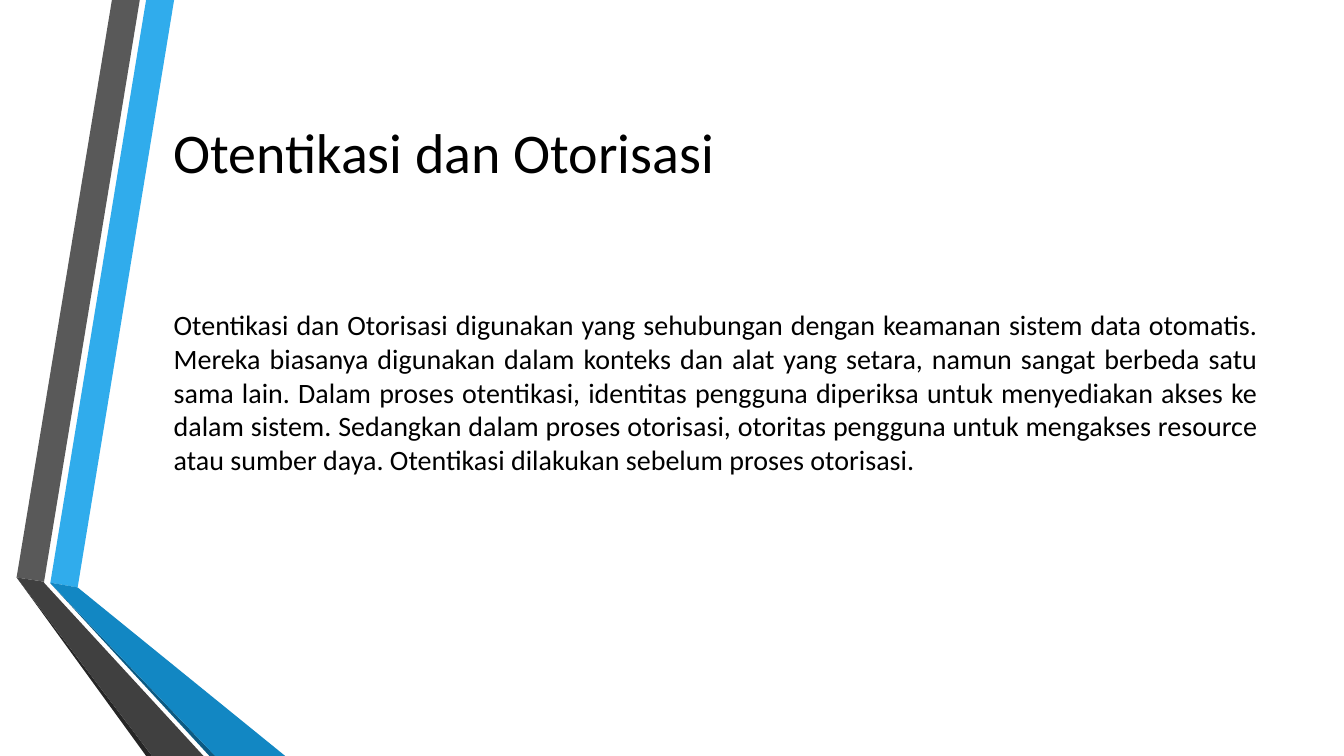
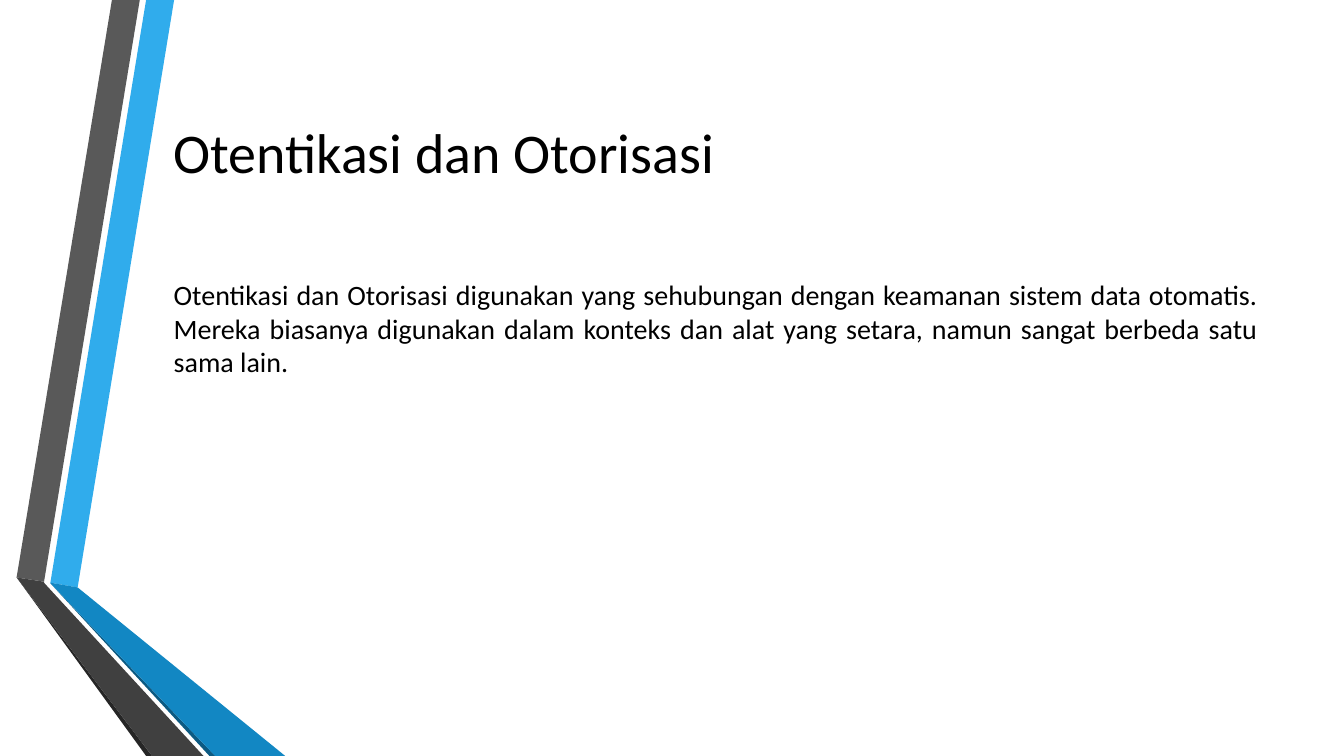
Before and after one commit to luthfimauludy/fw15-backend, a slide deck: slide 3 of Week6-IntermediateBackend.pptx. Drawn at 1344x756 pixels with LibreOffice and Linux fonts; fonts in the diff are those of the drawing; background and template pictures are left out. Boxes give left, top, right and bottom in pixels: in the first picture for what was removed or moved away, otherwise in the second. Text is boxed around its words. In the diff, an @@ line names an element or a change of style, - is before the commit and + after.

```diff
--- a/Week6-IntermediateBackend.pptx
+++ b/Week6-IntermediateBackend.pptx
@@ text at (174,285,1257,373): text changed @@
-Otentikasi dan Otorisasi digunakan yang sehubungan dengan keamanan sistem data otomatis. Mereka biasanya digunakan dalam konteks dan alat yang setara, namun sangat berbeda satu sama lain. Dalam proses otentikasi, identitas pengguna diperiksa untuk menyediakan akses ke dalam sistem. Sedangkan dalam proses otorisasi, otoritas pengguna untuk mengakses resource atau sumber daya. Otentikasi dilakukan sebelum proses otorisasi.
+Otentikasi dan Otorisasi digunakan yang sehubungan dengan keamanan sistem data otomatis. Mereka biasanya digunakan dalam konteks dan alat yang setara, namun sangat berbeda satu sama lain.
```
Also in this commit, not shown: 2 other slides changed, 1 slide added.
